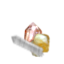
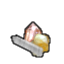
Comparing the layer stacks of the two 64px x 64px images. Changes:
added layer "outline" above "Main" over box(10, 21, 51, 58)
